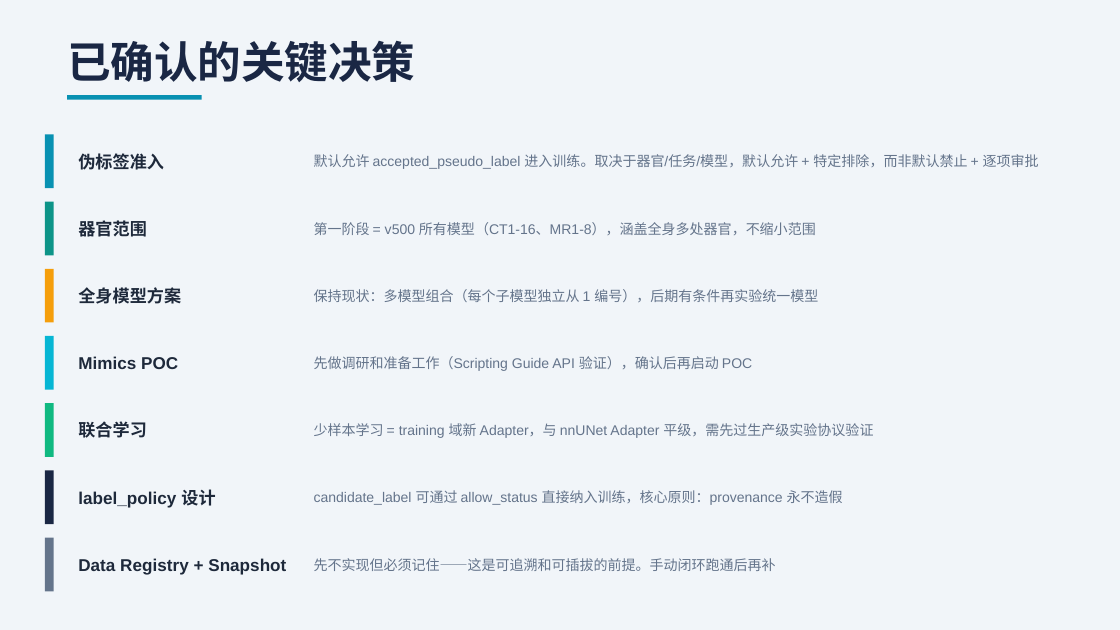
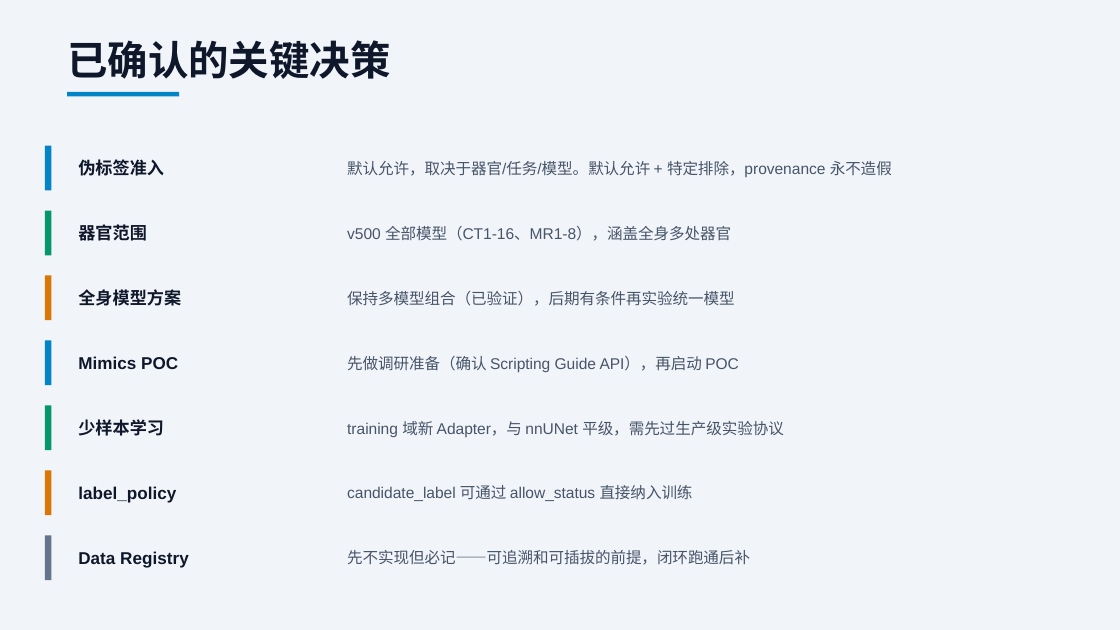
Before and after one commit to ShijianRuan/SegmentationPlatform, a slide deck: slide 13 of SegmentationPlatform_Architecture.pptx. Drawn at 1120x630 pixels with LibreOffice and Linux fonts; fonts in the diff are those of the drawing. Boxes give left, top, right and bottom in pixels: in the first picture for what was removed or moved away, otherwise in the second. Text is boxed around its words. In the diff, an @@ line names an element or a change of style, - is before the commit and + after.

Commit message:
fix: 修复 PPT 设计和格式问题 - 重写排版、配色、表格修复

```diff
--- a/SegmentationPlatform_Architecture.pptx
+++ b/SegmentationPlatform_Architecture.pptx
@@ text "已确认的关键决策" at [67, 40, 391, 79]: size 28 to 26 pt, text colour #1A2744 to #0F172A @@
@@ rectangle at [67, 92, 179, 96]: fill #0891B2 to #0284C7 @@
@@ rectangle: place and size @@
-rectangle at [67, 95, 202, 100]
+rectangle at [67, 92, 179, 96]
@@ rectangle: place and size @@
-rectangle at [45, 134, 54, 188]
+rectangle at [45, 146, 52, 190]
@@ rectangle at [45, 146, 52, 190]: fill #0891B2 to #0284C7 @@
@@ text colour #1E293B to #0F172A in 4 elements at [78, 356, 178, 369], [78, 289, 181, 306], [78, 224, 147, 241], [78, 159, 164, 176] @@
@@ text at [347, 161, 892, 177]: text changed; size 9 to 10 pt; text colour #64748B to #475569 @@
-默认允许 accepted_pseudo_label 进入训练。取决于器官/任务/模型，默认允许 + 特定排除，而非默认禁止 + 逐项审批
+默认允许，取决于器官/任务/模型。默认允许 + 特定排除，provenance 永不造假
@@ rectangle: place and size @@
-rectangle at [45, 202, 54, 255]
+rectangle at [45, 211, 52, 255]
@@ rectangle at [45, 211, 52, 255]: fill #0D9488 to #059669 @@
@@ text at [347, 226, 731, 241]: text changed; size 9 to 10 pt; text colour #64748B to #475569 @@
-第一阶段 = v500 所有模型（CT1-16、MR1-8），涵盖全身多处器官，不缩小范围
+v500 全部模型（CT1-16、MR1-8），涵盖全身多处器官
@@ rectangle: place and size @@
-rectangle at [45, 269, 54, 323]
+rectangle at [45, 276, 52, 320]
@@ rectangle at [45, 276, 52, 320]: fill #F59E0B to #D97706 @@
@@ text at [347, 291, 735, 306]: text changed; size 9 to 10 pt; text colour #64748B to #475569 @@
-保持现状：多模型组合（每个子模型独立从 1 编号），后期有条件再实验统一模型
+保持多模型组合（已验证），后期有条件再实验统一模型
@@ rectangle: place and size @@
-rectangle at [45, 336, 54, 390]
+rectangle at [45, 340, 52, 385]
@@ rectangle at [45, 340, 52, 385]: fill #06B6D4 to #0284C7 @@
@@ text at [347, 356, 739, 372]: text changed; size 9 to 10 pt; text colour #64748B to #475569 @@
-先做调研和准备工作（Scripting Guide API 验证），确认后再启动 POC
+先做调研准备（确认 Scripting Guide API），再启动 POC
@@ rectangle: place and size @@
-rectangle at [45, 403, 54, 457]
+rectangle at [45, 405, 52, 450]
@@ rectangle at [45, 405, 52, 450]: fill #10B981 to #059669 @@
@@ text at [78, 419, 164, 436]: text changed; text colour #1E293B to #0F172A @@
-联合学习
+少样本学习
@@ text at [347, 421, 784, 437]: text changed; size 9 to 10 pt; text colour #64748B to #475569 @@
-少样本学习 = training 域新 Adapter，与 nnUNet Adapter 平级，需先过生产级实验协议验证
+training 域新 Adapter，与 nnUNet 平级，需先过生产级实验协议
@@ rectangle: place and size @@
-rectangle at [45, 470, 54, 524]
+rectangle at [45, 470, 52, 515]
@@ rectangle at [45, 470, 52, 515]: fill #1A2744 to #D97706 @@
@@ text at [78, 486, 176, 503]: text changed; text colour #1E293B to #0F172A @@
-label_policy 设计
+label_policy
@@ text at [347, 485, 693, 501]: text changed; size 9 to 10 pt; text colour #64748B to #475569 @@
-candidate_label 可通过 allow_status 直接纳入训练，核心原则：provenance 永不造假
+candidate_label 可通过 allow_status 直接纳入训练
@@ rectangle: place and size @@
-rectangle at [45, 538, 54, 591]
+rectangle at [45, 535, 52, 580]
@@ text at [78, 551, 189, 568]: text changed; text colour #1E293B to #0F172A @@
-Data Registry + Snapshot
+Data Registry
@@ text at [347, 550, 750, 565]: text changed; size 9 to 10 pt; text colour #64748B to #475569 @@
-先不实现但必须记住——这是可追溯和可插拔的前提。手动闭环跑通后再补
+先不实现但必记——可追溯和可插拔的前提，闭环跑通后补
```
Also in this commit, not shown: 13 other slides changed, 1 slide added, 1 slide removed, 2 other files.
